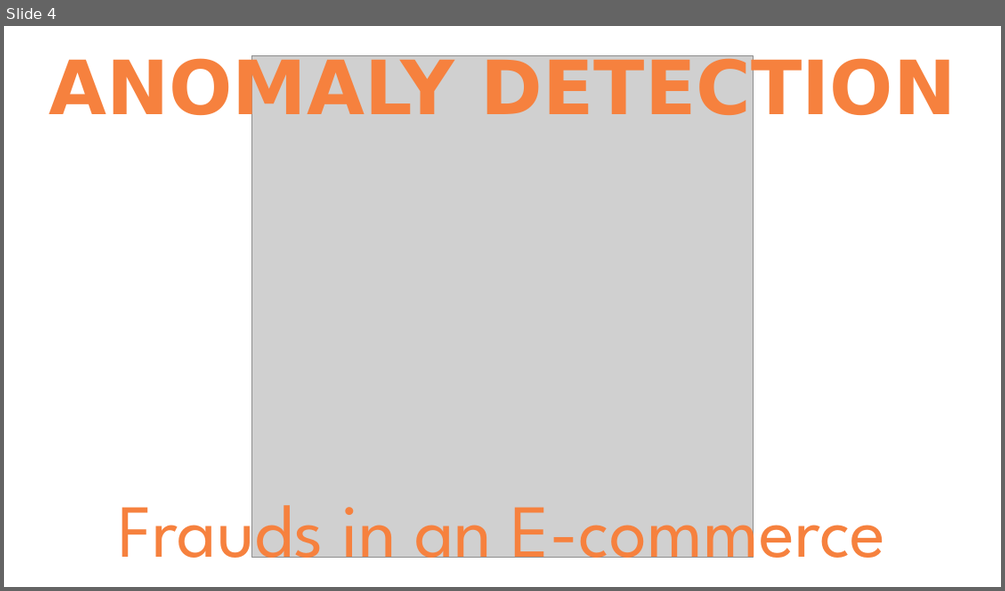
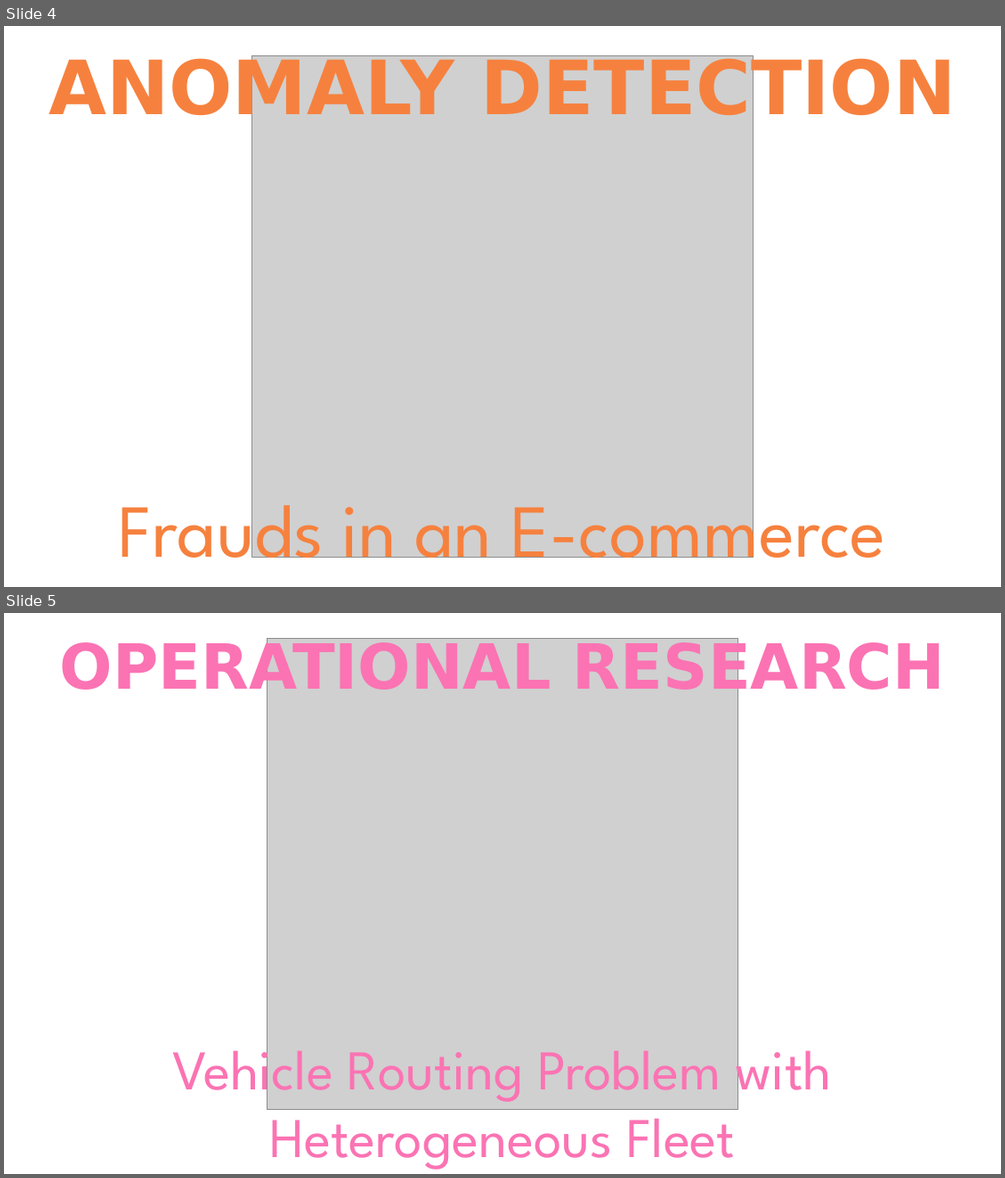
Before and after one commit to diassmatheus/en, a slide deck: assets/img/portfolio/cards-portifolio.pptx. Shown one above the other, each under a label of ours: slide 4 before the commit, slides 4 and 5 after it. The pictures are 1005x591 and 1005x1178 pixels, drawn with LibreOffice and Linux fonts; fonts in the diff are those of the drawing; grey boxes stand for pictures. Boxes give left, top, right and bottom in pixels: in the first picture for what was removed or moved away, otherwise in the second. Text is boxed around its words. In the diff, an @@ line names an element or a change of style, - is before the commit and + after.

```diff
--- a/assets/img/portfolio/cards-portifolio.pptx
+++ b/assets/img/portfolio/cards-portifolio.pptx
@@ slide 5 added at [4, 613, 1001, 1174], background #FFFFFF @@
@@ text added at [60, 639, 945, 702], 60 pt, text #FB73B3, bold @@
+OPERATIONAL RESEARCH
@@ picture added at [267, 639, 738, 1110] @@
@@ text added at [173, 1033, 832, 1169], 54 pt, text #FB73B3 @@
+Vehicle Routing Problem with Heterogeneous Fleet
```
Also in this commit, not shown: 2 slides changed, 5 other files.
